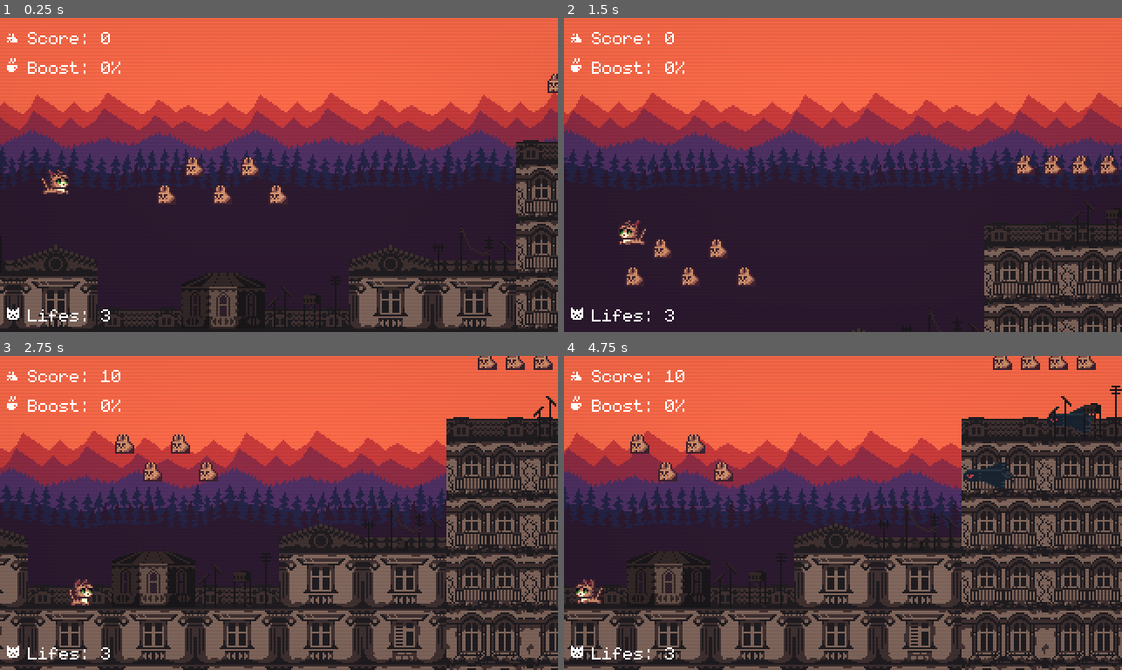
Above: before the commit, frames 1-4 (two rows, left to right).
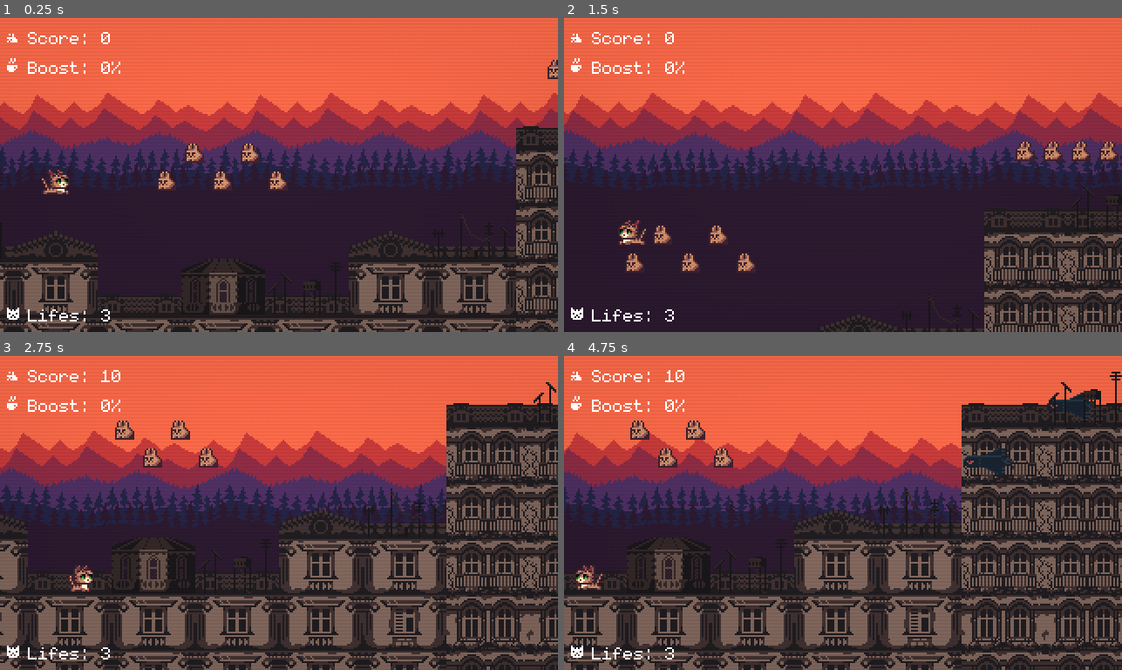
Above: after the commit, the same moments.

Repository: darkgraycat/marcy-runner-gd
Game: Godot game, scene res://autoload/main.tscn
The game is run twice, just before and just after one commit, with the same random seed, the same clock (stepped at 60 frames per second) and the same inputs.
Inputs:
- Up to frame 1 (0.25 s): no input
- Up to frame 2 (1.5 s): tap Enter (debug_action) at 0.5 s; hold W (move_right) 0.53-1.28 s; hold Space (jump) 0.53-1.28 s; hold Q (move_left) from 1.28 s (still down); tap Space (jump) at 1.35 s
- Up to frame 3 (2.75 s): tap Space (jump) at 1.52, 1.82 s; release Q (move_left) at 2.03 s; hold W (move_right) from 2.03 s (still down); hold Space (jump) from 2.03 s (still down)
- Up to frame 4 (4.75 s): release Space (jump) at 2.78 s; tap Space (jump) at 2.85, 3.02, 3.32, 4.35, 4.52 s; release W (move_right) at 3.53 s; hold Space (jump) 3.53-4.28 s; hold Q (move_left) from 3.53 s (still down)

The runs differ from the first frame. In frame 1, 13% of the frame differs, in the area x 0-100%, y 13-100%; in frame 2, 7.6%; in frame 3, 27%; in frame 4, 31%, in the area x 0-100%, y 0-100%.

Commit message:
feat(): fixed controller node

Diff:
--- a/autoload/variables.gd
+++ b/autoload/variables.gd
@@ -17,7 +17,6 @@
 
 
 func set_state(vname: VarName, value: float) -> void:
-	Utils.log("Set state ", get_state(vname), " -> ", value)
 	_state[vname] = value
 	updated.emit()
 
--- /dev/null
+++ b/components/c_controller.gd
@@ -0,0 +1,28 @@
+class_name CController extends Control
+
+signal move_pressed(axis: float)
+signal move_released()
+signal jump_pressed()
+signal jump_released()
+
+enum Key { Left, Right, Jump }
+
+@export var scheme: Dictionary[CController.Key, StringName] = {
+	Key.Left: &"ui_left",
+	Key.Right: &"ui_right",
+	Key.Jump: &"ui_select",
+}
+
+func _input(event: InputEvent) -> void:
+	if event.is_action_pressed(scheme[Key.Left]) \
+	or event.is_action_released(scheme[Key.Left]) \
+	or event.is_action_pressed(scheme[Key.Right]) \
+	or event.is_action_released(scheme[Key.Right]):
+		var axis := Input.get_axis(scheme[Key.Left], scheme[Key.Right])
+		if axis: move_pressed.emit(axis)
+		else: move_released.emit()
+
+	if event.is_action_pressed(scheme[Key.Jump]):
+		jump_pressed.emit()
+	if event.is_action_released(scheme[Key.Jump]):
+		jump_released.emit()
--- a/components/gravity.gd
+++ b/components/c_gravity.gd
@@ -1,4 +1,4 @@
-class_name Gravity extends Node
+class_name CGravity extends Node
 
 @export var body: CharacterBody2D
 @export var weight: float = 1.0:
--- a/components/jumping.gd
+++ b/components/c_jumping.gd
@@ -1,4 +1,4 @@
-class_name Jumping extends Node
+class_name CJumping extends Node
 
 @export var body: CharacterBody2D
 @export var jumps_max: int = 1
@@ -11,9 +11,6 @@
 	assert(body, "CharacterBody2D is not defined")
 	jumps_left = jumps_max
 
-# func jump_start(delta: float) -> void:
-# 	pass
-
 func jump_start() -> bool:
 	if is_jumping || jumps_left <= 0: return false
 	body.velocity.y = -jump_force
--- a/components/c_velocity.gd
+++ b/components/c_velocity.gd
@@ -6,7 +6,6 @@
 
 var _target_velocity := 0.0
 var _is_running := false
-
 
 func _ready() -> void:
 	assert(body, "CharacterBody2D is not defined")
@@ -29,5 +28,4 @@
 		await get_tree().physics_frame
 
 	body.velocity.x = _target_velocity
-
 	_is_running = false
--- a/components/controller.gd
+++ /dev/null
@@ -1,28 +0,0 @@
-class_name Controller extends Control
-
-signal move_pressed(direction: float)
-signal move_released()
-signal jump_pressed()
-signal jump_released()
-
-@export var scheme: Dictionary[String, StringName] = {
-	left = &"ui_left",
-	right = &"ui_right",
-	jump = &"ui_select",
-}
-
-
-func _input(event: InputEvent) -> void:
-	if event.is_action_pressed(scheme["left"])\
-	or event.is_action_pressed(scheme["right"]):
-		var direction := Input.get_axis(scheme["left"], scheme["right"])
-		if direction != 0.0: move_pressed.emit(direction)
-
-	if event.is_action_released(scheme["left"]) \
-	or event.is_action_released(scheme["right"]):
-		move_released.emit()
-
-	if event.is_action_pressed(scheme["jump"]):
-		jump_pressed.emit()
-	if event.is_action_released(scheme["jump"]):
-		jump_released.emit()
--- a/scenes/entities/item/item.gd
+++ b/scenes/entities/item/item.gd
@@ -13,7 +13,6 @@
 
 
 func die() -> void:
-	Utils.log("Item died")
 	collision_shape_2d.disabled = true
 	animated_sprite_2d.play("die")
 	await animated_sprite_2d.animation_finished
--- a/scenes/entities/player/player.gd
+++ b/scenes/entities/player/player.gd
@@ -1,6 +1,6 @@
 class_name Player extends CharacterBody2D
 
-@export var controller: Controller
+@export var c_controller: CController
 
 @onready var sprite_2d: Sprite2D = $Sprite2D
 @onready var animation_player: AnimationPlayer = $AnimationPlayer
@@ -11,8 +11,8 @@
 @onready var stats_component: StatsComponent = $StatsComponent
 
 @onready var c_velocity: CVelocity = $Components/CVelocity
-@onready var jumping: Jumping = $Components/Jumping
-@onready var gravity: Gravity = $Components/Gravity
+@onready var c_jumping: CJumping = $Components/CJumping
+@onready var c_gravity: CGravity = $Components/CGravity
 
 enum State {Idle, Move, Jump, Die, Oiia}
 const RAINBOW_MATERIAL = preload("res://scenes/entities/player/rainbow_material.tres")
@@ -39,12 +39,11 @@
 
 	stats_component.changed.connect(Events.emit_player_attr_updated)
 
-	controller.jump_pressed.connect(jumping.jump_start)
-	controller.jump_released.connect(jumping.jump_release)
+	c_controller.jump_pressed.connect(c_jumping.jump_start)
+	c_controller.jump_released.connect(c_jumping.jump_release)
 
-	controller.move_pressed.connect(c_velocity.move)
-	controller.move_released.connect(c_velocity.stop)
-
+	c_controller.move_pressed.connect(c_velocity.move)
+	c_controller.move_released.connect(c_velocity.stop)
 
 	# to deprecate
 	status_effect_component.status_effect_applied.connect(_on_status_effect_component_status_effect_changed.bind(true))
@@ -56,7 +55,7 @@
 	# movement_component.direction = input_move
 	# movement.direction = input_move
 	# movement.accelerate(input_move, delta).move()
-	gravity.apply_gravity(delta)
+	c_gravity.apply_gravity(delta)
 
 	jumping_component.jumping = input_jump
 
@@ -85,7 +84,7 @@
 		return State.Oiia
 	if !is_on_floor():
 		return State.Jump
-	elif abs(input_move) > 0.01:
+	elif abs(c_velocity._target_velocity) > 0.5:
 		return State.Move
 	else:
 		return State.Idle
--- a/scenes/entities/player/player.tscn
+++ b/scenes/entities/player/player.tscn
@@ -4,12 +4,12 @@
 [ext_resource type="Texture2D" uid="uid://syrf6g8dkf6e" path="res://assets/sprites/player.png" id="1_ag6t7"]
 [ext_resource type="Script" uid="uid://xypka0y55jpc" path="res://components/c_velocity.gd" id="2_7wli1"]
 [ext_resource type="Script" uid="uid://d1lxjscjl0323" path="res://components/status_effect/status_effect.component.gd" id="3_bjvvg"]
-[ext_resource type="Script" uid="uid://dy6qhmjt4pmha" path="res://components/jumping.gd" id="4_7wli1"]
+[ext_resource type="Script" uid="uid://dy6qhmjt4pmha" path="res://components/c_jumping.gd" id="4_7wli1"]
 [ext_resource type="Script" uid="uid://b34u6dd7dmw05" path="res://components/health/health.component.gd" id="4_8akj5"]
 [ext_resource type="PackedScene" uid="uid://bnssyl4v6wjh8" path="res://scenes/ui/debug_label.tscn" id="5_bjvvg"]
 [ext_resource type="Script" uid="uid://hlc5ax0yoigb" path="res://components/jumping/jumping.component.gd" id="6_1murt"]
 [ext_resource type="Script" uid="uid://c1ylr1hjdc3j" path="res://components/stats/stats.component.gd" id="8_7wli1"]
-[ext_resource type="Script" uid="uid://2ijufwrafa3" path="res://components/gravity.gd" id="8_ovg4i"]
+[ext_resource type="Script" uid="uid://2ijufwrafa3" path="res://components/c_gravity.gd" id="8_ovg4i"]
 [ext_resource type="Script" uid="uid://c37x7uitxl307" path="res://components/stats/collection/player.stats.resource.gd" id="9_7wli1"]
 
 [sub_resource type="Resource" id="Resource_xy2vv"]
@@ -210,12 +210,12 @@
 script = ExtResource("2_7wli1")
 body = NodePath("../..")
 
-[node name="Jumping" type="Node" parent="Components" node_paths=PackedStringArray("body")]
+[node name="CJumping" type="Node" parent="Components" node_paths=PackedStringArray("body")]
 script = ExtResource("4_7wli1")
 body = NodePath("../..")
 metadata/_custom_type_script = "uid://dy6qhmjt4pmha"
 
-[node name="Gravity" type="Node" parent="Components" node_paths=PackedStringArray("body")]
+[node name="CGravity" type="Node" parent="Components" node_paths=PackedStringArray("body")]
 script = ExtResource("8_ovg4i")
 body = NodePath("../..")
 weight = 1.25
--- a/scenes/level/level.gd
+++ b/scenes/level/level.gd
@@ -20,9 +20,6 @@
 	Events.player_died.connect(_on_player_died)
 	player_camera.limit_bottom = Globals.VIEWPORT_HEIGHT
 	_tile_map_idxs.assign(range(0, tile_map_grid.get_patterns_amount()))
-
-	Utils.log("Loaded chunk ids", _tile_map_idxs)
-	Utils.log("Px", config.parallax_resources)
 
 
 func _physics_process(_delta: float) -> void:
@@ -49,7 +46,6 @@
 		chunk_idx = _tile_map_idxs.pick_random()
 
 	_tile_map_prev_idx = chunk_idx;
-	Utils.log("gen chunk %s at" % chunk_idx, int(player.global_position.x), _tile_map_next.x * 288)
 	tile_map_grid.apply_pattern_at(chunk_idx, _tile_map_next)
 	_tile_map_next.x += 1
 
@@ -60,7 +56,6 @@
 		chunk_idx = 0;
 
 	_tile_map_prev_idx = chunk_idx;
-	Utils.log("gen chunk %s at" % chunk_idx, int(player.global_position.x), _tile_map_next.x * 288)
 	tile_map_grid.apply_pattern_at(chunk_idx, _tile_map_next)
 	_tile_map_next.x += 1
 
--- a/scenes/level/level.tscn
+++ b/scenes/level/level.tscn
@@ -13,7 +13,7 @@
 [ext_resource type="PackedScene" uid="uid://esk118apvowd" path="res://scenes/entities/enemy/slow_station.enemy.tscn" id="12_22udv"]
 [ext_resource type="PackedScene" uid="uid://dwvy3iglky6ea" path="res://scenes/entities/item/life.item.tscn" id="16_ra12g"]
 [ext_resource type="PackedScene" uid="uid://cu5doia18e8jp" path="res://scenes/parallax/parallax.tscn" id="16_xwduj"]
-[ext_resource type="Script" uid="uid://d1cmpfkt8ri1" path="res://components/controller.gd" id="17_ivku7"]
+[ext_resource type="Script" uid="uid://d1cmpfkt8ri1" path="res://components/c_controller.gd" id="17_ivku7"]
 [ext_resource type="PackedScene" uid="uid://cusa4cpmqiqdn" path="res://scenes/entities/item/bean.item.tscn" id="18_jpfpk"]
 [ext_resource type="PackedScene" uid="uid://cj2kxo8h6pjyr" path="res://scenes/tile_map_grid/tile_map_grid.tscn" id="18_ss4b2"]
 [ext_resource type="PackedScene" uid="uid://dclf27yij27b2" path="res://scenes/entities/item/panacat.item.tscn" id="19_eqy4y"]
@@ -58,6 +58,7 @@
 resource = ExtResource("8_0f74w")
 
 [node name="TileMapGrid" parent="." instance=ExtResource("18_ss4b2")]
+position = Vector2(0, -8)
 grid_size = Vector2i(4, 3)
 cell_size = Vector2i(336, 192)
 
@@ -71,10 +72,10 @@
 tile_map_data = PackedByteArray("AAAcAAsAAAAAAAAABwAfAAoAAAAAAAAABwAiAAkAAAAAAAAABwBHAAYAAAAAAAAABwAWAAAAAAAAAAAACABDAA …(976 unchanged characters)…
 tile_set = SubResource("TileSet_ch102")
 
-[node name="Player" parent="." node_paths=PackedStringArray("controller") instance=ExtResource("3_dlyvo")]
+[node name="Player" parent="." node_paths=PackedStringArray("c_controller") instance=ExtResource("3_dlyvo")]
 unique_name_in_owner = true
 position = Vector2(72, 48)
-controller = NodePath("Controller")
+c_controller = NodePath("CController")
 
 [node name="Camera2D" type="Camera2D" parent="Player"]
 offset = Vector2(128, 0)
@@ -82,15 +83,15 @@
 limit_smoothed = true
 position_smoothing_enabled = true
 
-[node name="Controller" type="Control" parent="Player"]
+[node name="CController" type="Control" parent="Player"]
 layout_mode = 3
 anchors_preset = 0
 offset_right = 40.0
 offset_bottom = 40.0
 script = ExtResource("17_ivku7")
-scheme = Dictionary[String, StringName]({
-"jump": &"jump",
-"left": &"move_left",
-"right": &"move_right"
+scheme = Dictionary[int, StringName]({
+0: &"move_left",
+1: &"move_right",
+2: &"jump"
 })
 metadata/_custom_type_script = "uid://d1cmpfkt8ri1"
Renamed: components/controller.gd.uid -> components/c_controller.gd.uid
Renamed: components/gravity.gd.uid -> components/c_gravity.gd.uid
Renamed: components/jumping.gd.uid -> components/c_jumping.gd.uid
